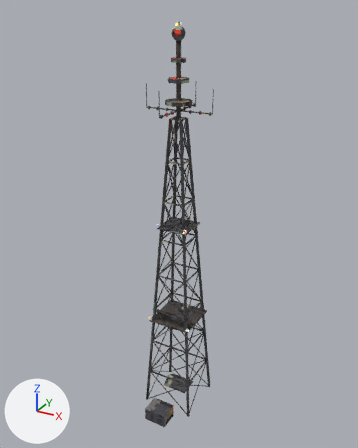
Renders of the FBX model Content/Assets/Locations/City/SM_JammerTower.fbx from each side of a commit.
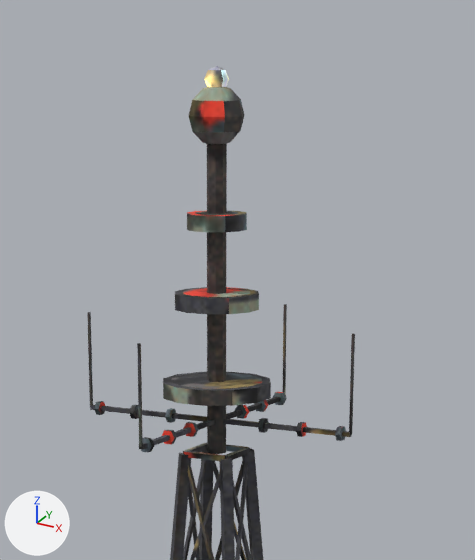
The first picture shows the older version from a 50 mm camera at (45.1, -82.0, 85.4) aimed at (0.2, -0.3, 44.5). The close-ups show the older and then the newer version on the part from 35% to 68% of the width and 1% to 33% of the height of that picture. Only the edits that show in the close-ups are written down. The lights are fixed; the arrows at lower left show +X, +Y and +Z. Objects named as collision shapes, trigger or cutter boxes, shadow casters or lower levels of detail are left out. Vertices at exactly the same position are counted once.

The first close-up shows 'SM_JammerTower'.
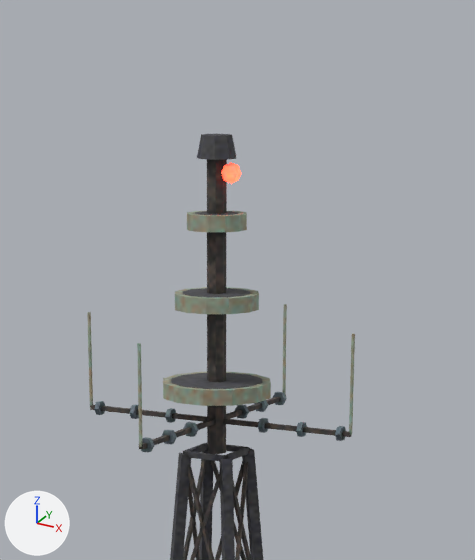
Where the change shows, as pixel boxes [x1, y1, x2, y2] in the close-ups (475 x 560 px):
'SM_JammerTower', reshaped
    before: [87, 66, 355, 560]
    after: [87, 134, 355, 560]
part 1 of me_sm_jammertower, added
    after: [197, 134, 236, 160]
part 2 of me_sm_jammertower, added
    after: [221, 162, 241, 183]
part 3 of me_sm_jammertower, deleted
    before: [189, 87, 244, 144]
part 4 of me_sm_jammertower, deleted
    before: [204, 66, 229, 87]
part 5 of me_sm_jammertower, surface changed
    before: [87, 144, 355, 560]
    after: [87, 159, 355, 560]

Edits to the bpy script that builds the scene:
```text
Change me_sm_jammertower:
    used by ob_sm_jammertower; location = (0.0, 0.0, 0.0)
    remove me_sm_jammertower.from_pydata(...)  # 1332 vertices, 1027 faces; spans x -7.1..7.1, y -11.0..7.1, z -0.1..83.1
    add me_sm_jammertower.from_pydata(...)  # 1306 vertices, 989 faces; spans x -7.1..7.1, y -11.0..7.1, z -0.1..80.2
    me_sm_jammertower part 1: a new loose piece, an 8-sided cut cone along z (radius 0.9 at the low end, 0.7 at the high end) spanning x -0.8..0.8, y -0.8..0.8, z 79.2..80.2, in mat_m_city_jammer (picture img_t_city_jammer_png)
    me_sm_jammertower part 2: a new loose piece, a UV sphere (6 segments, 4 rings, poles along z) spanning x 0.36..1.14, y -0.45..0.45, z 78.15..79.05, in mat_m_city_jammer_glow
    me_sm_jammertower part 3: the loose piece of 42 vertices spanning x -1.3..1.3, y -1.3..1.3, z 79.7..82.3 is deleted
    me_sm_jammertower part 4: the loose piece of 20 vertices spanning x -0.5..0.5, y -0.6..0.6, z 81.9..83.1 is deleted
    me_sm_jammertower part 5: 937 kept faces spanning x -7.1..7.1, y -11.0..7.1, z -0.1..80.0 get new texture (UV) coordinates
```
